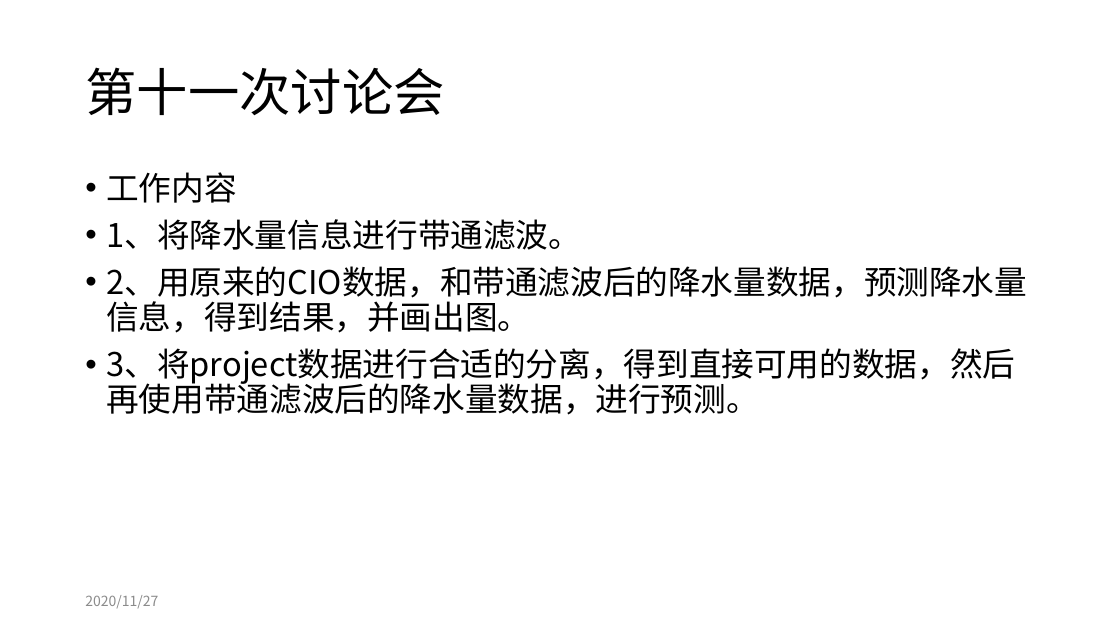
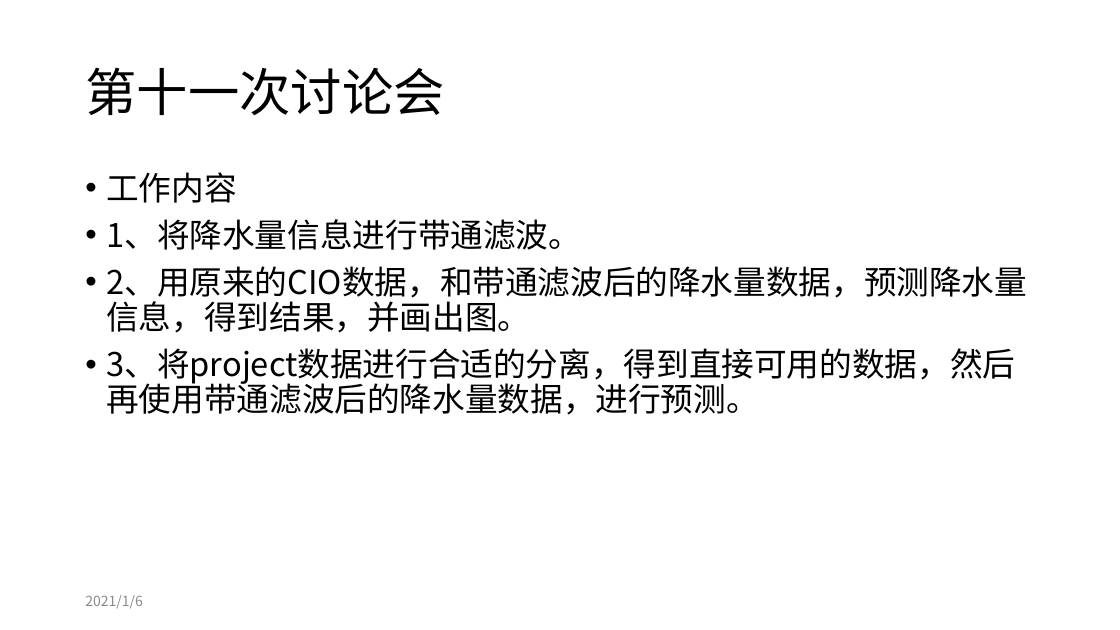
Before and after one commit to tureful/tureful.github.io, a slide deck: slide 23 of documents/workshop_summary.pptx. Drawn at 1120x630 pixels with LibreOffice and Linux fonts; fonts in the diff are those of the drawing. Boxes give left, top, right and bottom in pixels: in the first picture for what was removed or moved away, otherwise in the second. Text is boxed around its words. In the diff, an @@ line names an element or a change of style, - is before the commit and + after.

```diff
--- a/documents/workshop_summary.pptx
+++ b/documents/workshop_summary.pptx
@@ text at bbox=[85, 595, 143, 608]: text changed @@
-2020/11/27
+2021/1/6
```
Also in this commit, not shown: 3 other slides changed, 5 slides added, 3 other files.
